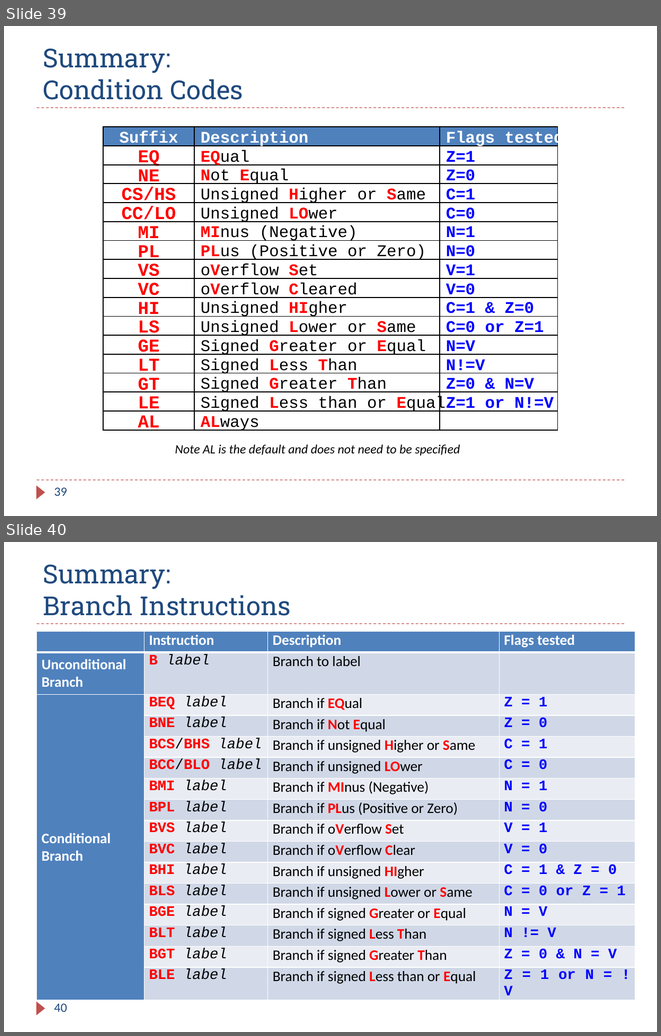
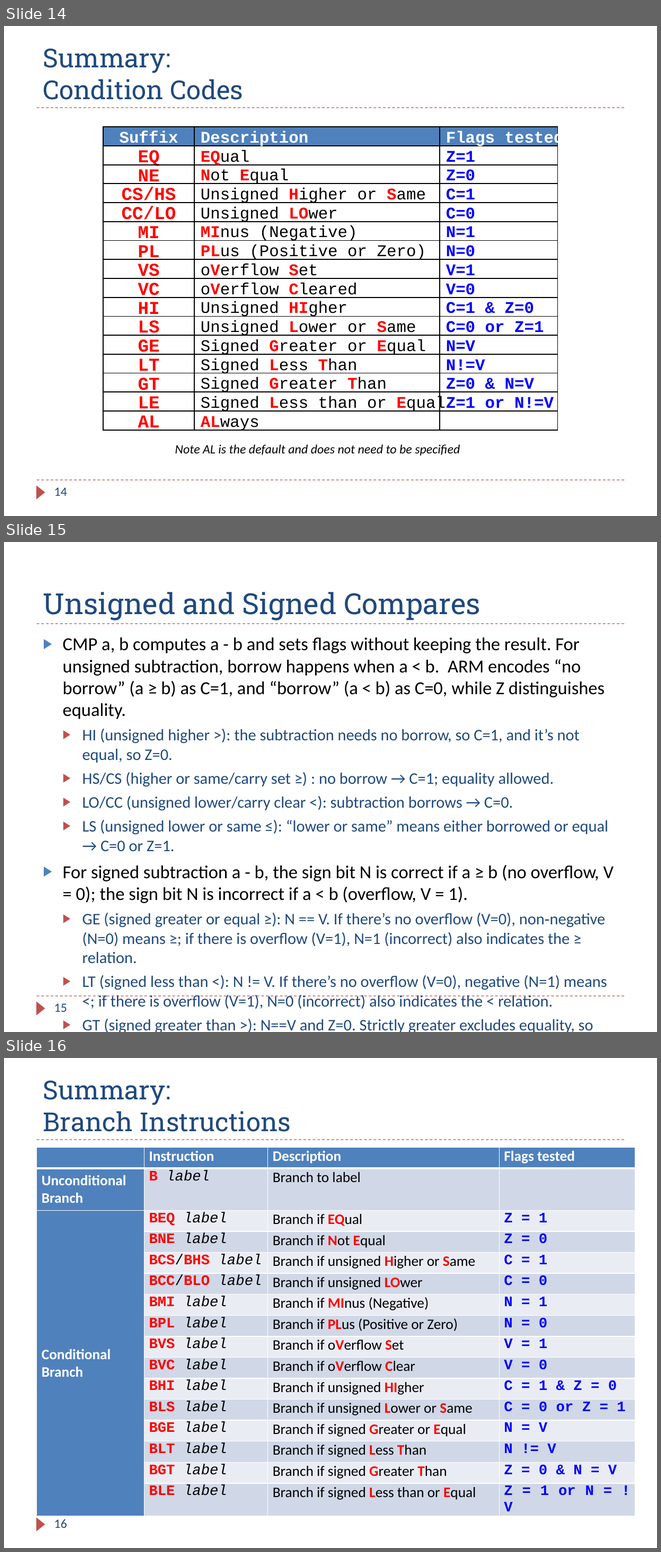
Before and after one commit to guhofstra/CSC111Fa25, a slide deck: PPTs/Ch6_ARM_Flow_Control.pptx. Shown one above the other, each under a label of ours: slides 39 and 40 before the commit, slides 14, 15 and 16 after it. The pictures are 661x1036 and 661x1552 pixels, drawn with LibreOffice and Linux fonts; fonts in the diff are those of the drawing. Boxes give left, top, right and bottom in pixels: in the first picture for what was removed or moved away, otherwise in the second. Text is boxed around its words. In the diff, an @@ line names an element or a change of style, - is before the commit and + after.

```diff
--- a/PPTs/Ch6_ARM_Flow_Control.pptx
+++ b/PPTs/Ch6_ARM_Flow_Control.pptx
@@ slide 15 added at [4,542,657,1032], background #FFFFFF; not listed: 3 template elements that a slide beside it also shows @@
@@ title added at [43,592,480,620], 32 pt, text #1F497D @@
+Unsigned and Signed Compares
@@ text added at [63,637,614,1032], 17.8 pt, text #1F497D @@
+▶ CMP a, b computes a - b and sets flags without keeping the result. For unsigned subtraction, borrow happens when a < b. ARM encodes “no borrow” (a ≥ b) as C=1, and “borrow” (a < b) as C=0, while Z distinguishes equality.
+  ▶ HI (unsigned higher >): the subtraction needs no borrow, so C=1, and it’s not equal, so Z=0.
+  ▶ HS/CS (higher or same/carry set ≥) : no borrow → C=1; equality allowed.
+  ▶ LO/CC (unsigned lower/carry clear <): subtraction borrows → C=0.
+  ▶ LS (unsigned lower or same ≤): “lower or same” means either borrowed or equal → C=0 or Z=1.
+▶ For signed subtraction a - b, the sign bit N is correct if a ≥ b (no overflow, V = 0); the sign bit N is incorrect if a < b (overflow, V = 1).
+  ▶ GE (signed greater or equal ≥): N == V. If there’s no overflow (V=0), non‑negative (N=0) means ≥; if there is overflow (V=1), N=1 (incorrect) also indicates the ≥ relation.
+  ▶ LT (signed less than <): N != V. If there’s no overflow (V=0), negative (N=1) means <; if there is overflow (V=1), N=0 (incorrect) also indicates the < relation.
+  ▶ GT (signed greater than >): N==V and Z=0. Strictly greater excludes equality, so combine GE with not equal.
+  ▶ LE (signed less or equal ≤): N != V or Z=1. Either strictly less, or equal.
@@ page number added at [54,1003,67,1012], 14 pt, text #1F497D @@
+15
@@ what was slide 39 is now slide 14 @@
@@ page number at [54,487,67,496]: text changed @@
-39
+14
@@ what was slide 40 is now slide 16 @@
@@ page number at [54,1519,67,1528]: text changed @@
-40
+16
```
Also in this commit, not shown: 3 slides changed, 2 other slides added, 4 slides removed, 25 other files.
